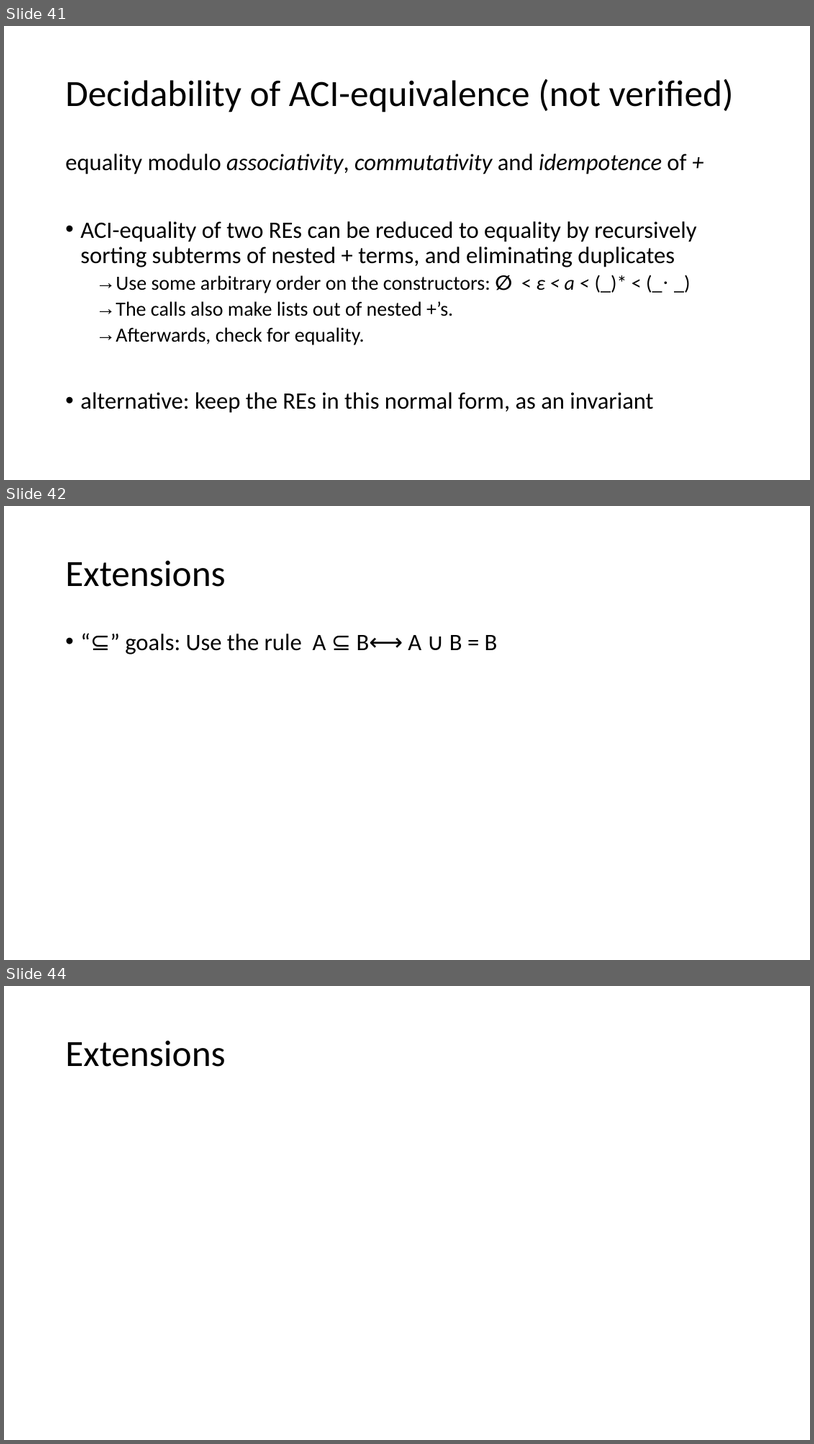
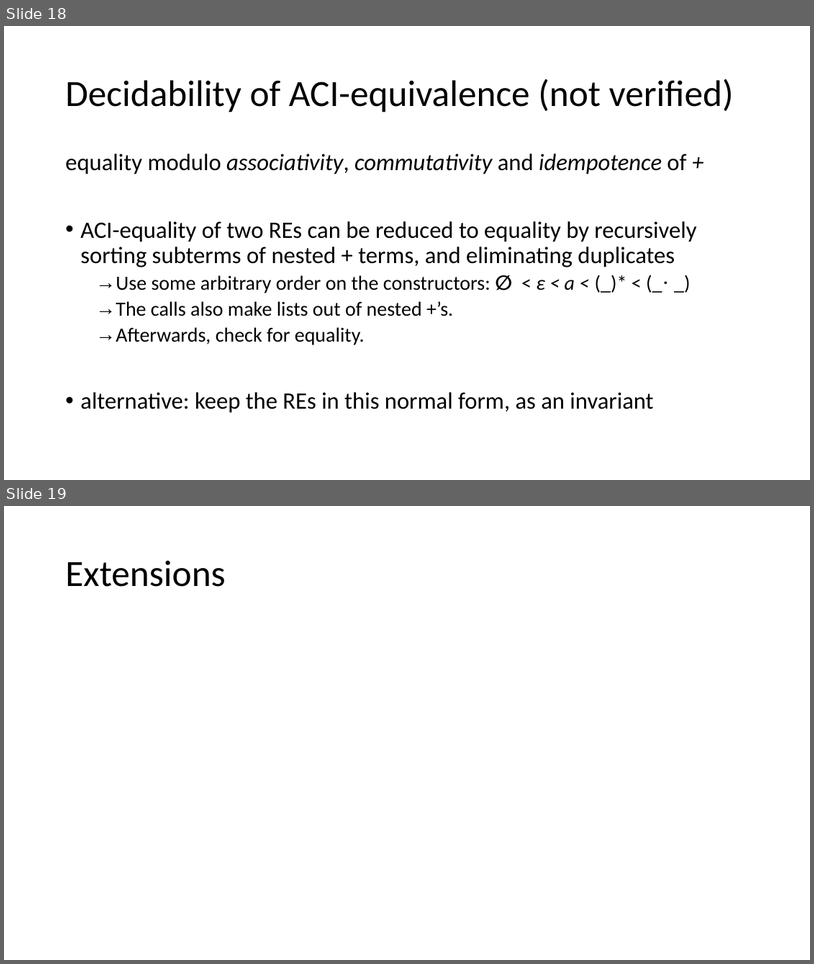
Before and after one commit to Helli/fds_seminar, a slide deck: slides.pptx. Shown one above the other, each under a label of ours: slides 41, 42 and 44 before the commit, slides 18 and 19 after it; the slides between them are not shown. The pictures are 814x1444 and 814x964 pixels, drawn with LibreOffice and Linux fonts; fonts in the diff are those of the drawing; grey boxes stand for pictures. Boxes give left, top, right and bottom in pixels: in the first picture for what was removed or moved away, otherwise in the second. Text is boxed around its words. In the diff, an @@ line names an element or a change of style, - is before the commit and + after.

```diff
--- a/slides.pptx
+++ b/slides.pptx
@@ slide 42 removed at box(4, 506, 810, 960), background #FFFFFF @@
@@ title removed at box(65, 560, 225, 587) @@
-Extensions
@@ text removed at box(125, 633, 498, 654) @@
-• “⊆” goals: Use the rule A ⊆ B⟷ A ∪ B = B
@@ what was slide 41 is now slide 18 @@
@@ what was slide 44 is now slide 19 @@
```
Also in this commit, not shown: 1 slide changed, 24 other slides removed, 1 other file.
